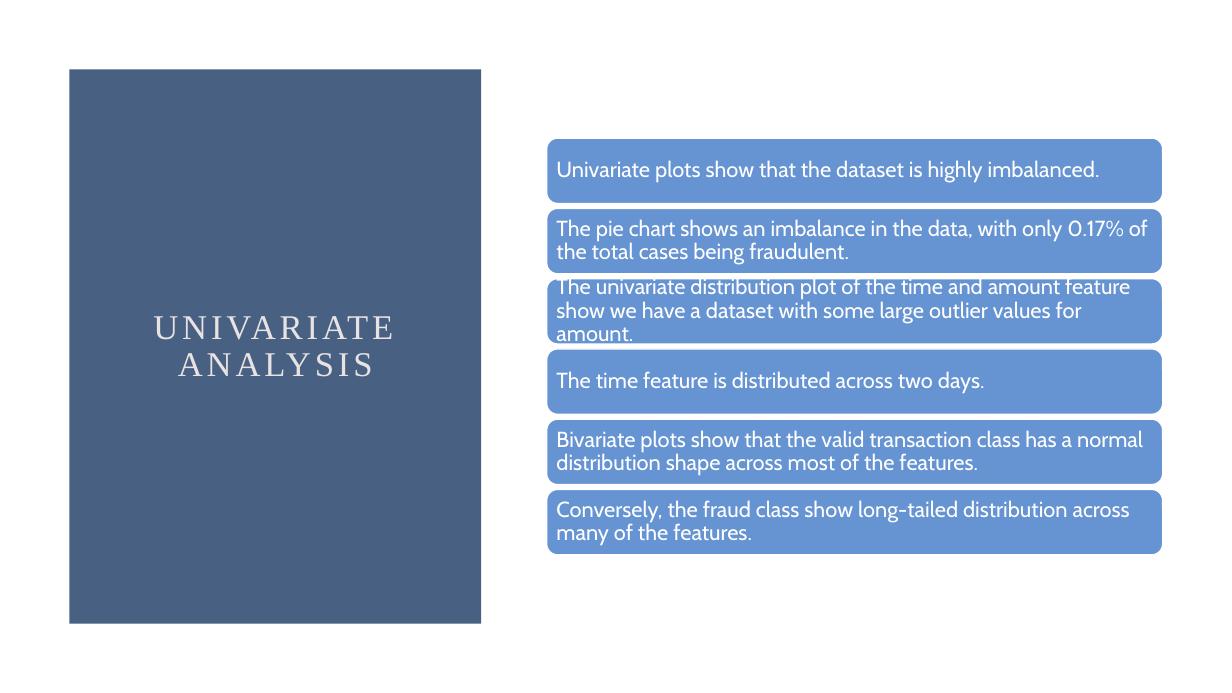
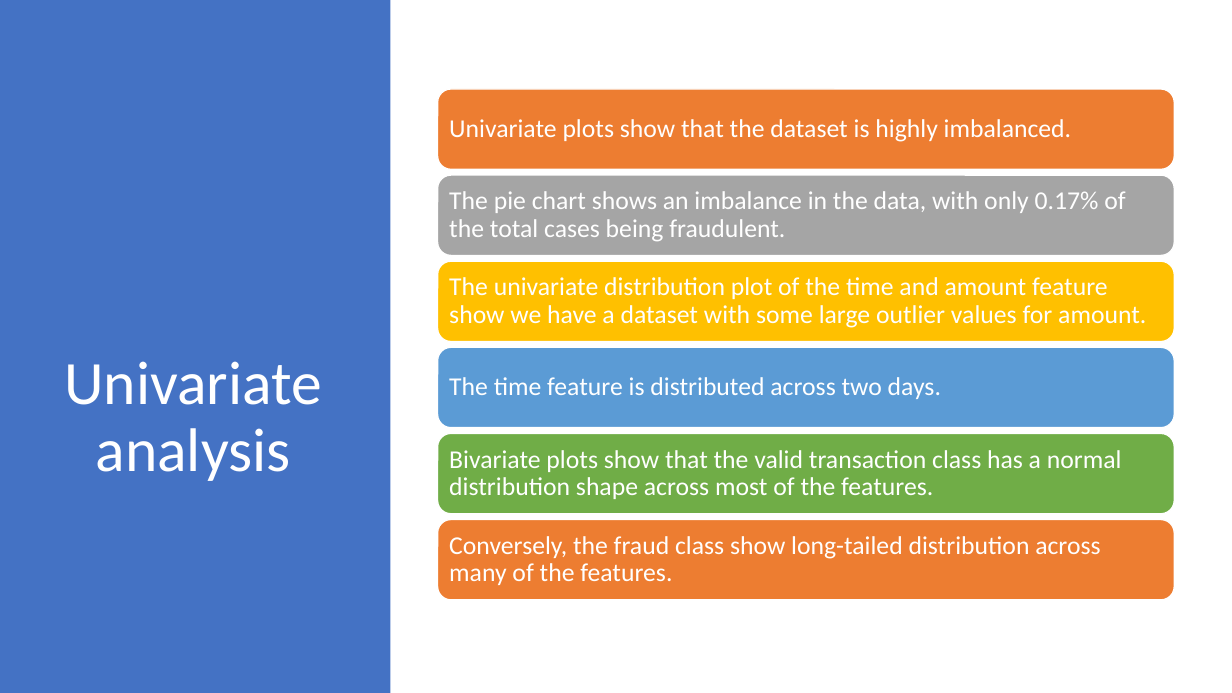
Before and after one commit to dsaulsb1/Fraud-Project, a slide deck: slide 27 of FraudProject2021.pptx (slide 28 before the commit). Drawn at 1232x693 pixels with LibreOffice and Linux fonts; fonts in the diff are those of the drawing. Boxes give left, top, right and bottom in pixels: in the first picture for what was removed or moved away, otherwise in the second. Text is boxed around its words. In the diff, an @@ line names an element or a change of style, - is before the commit and + after.

```diff
--- a/FraudProject2021.pptx
+++ b/FraudProject2021.pptx
@@ rectangle resized from (x1=69, y1=69, x2=482, y2=624) to (x1=0, y1=0, x2=391, y2=693) @@
@@ rectangle at (x1=0, y1=0, x2=391, y2=693): fill #486183 to #4472C4 @@
@@ rounded rectangle at (x1=438, y1=89, x2=1175, y2=169): fill #6694D3 to #ED7D31 @@
@@ rounded rectangle resized from (x1=547, y1=139, x2=1164, y2=204) to (x1=438, y1=89, x2=1175, y2=169) @@
@@ size 17 to 20 pt, font Cabin to Calibri; more space between paragraphs in 6 elements at (x1=449, y1=377, x2=941, y2=399), (x1=449, y1=277, x2=1146, y2=328), (x1=449, y1=450, x2=1122, y2=499), (x1=449, y1=191, x2=1125, y2=241), (x1=449, y1=536, x2=1100, y2=585), (x1=449, y1=119, x2=1071, y2=142) @@
@@ text "Univariate plots show that the ..." moved from (x1=556, y1=160, x2=1100, y2=183) to (x1=449, y1=119, x2=1071, y2=142) @@
@@ rounded rectangle resized from (x1=547, y1=209, x2=1164, y2=274) to (x1=438, y1=176, x2=1175, y2=256) @@
@@ rounded rectangle at (x1=438, y1=176, x2=1175, y2=256): fill #6694D3 to #A5A5A5 @@
@@ text "The pie chart shows an ..." moved from (x1=556, y1=219, x2=1148, y2=265) to (x1=449, y1=191, x2=1125, y2=241) @@
@@ rounded rectangle resized from (x1=547, y1=279, x2=1164, y2=345) to (x1=438, y1=262, x2=1175, y2=342) @@
@@ rounded rectangle at (x1=438, y1=262, x2=1175, y2=342): fill #6694D3 to #FFC000 @@
@@ text "The univariate distribution plot of ..." moved from (x1=556, y1=276, x2=1130, y2=348) to (x1=449, y1=277, x2=1146, y2=328) @@
@@ title "Univariate analysis" at (x1=64, y1=361, x2=321, y2=481): vertical alignment middle to top @@
@@ rounded rectangle resized from (x1=547, y1=349, x2=1164, y2=415) to (x1=438, y1=348, x2=1175, y2=428) @@
@@ rounded rectangle at (x1=438, y1=348, x2=1175, y2=428): fill #6694D3 to #5B9BD5 @@
@@ text "The time feature is distributed ..." moved from (x1=556, y1=371, x2=985, y2=394) to (x1=449, y1=377, x2=941, y2=399) @@
@@ title at (x1=64, y1=361, x2=321, y2=481): text changed; size 27 to 48 pt; font Times New Roman to Calibri; text colour #E8E3E2 to #FFFFFF @@
-UNIVARIATE ANALYSIS
+Univariate analysis
@@ rounded rectangle resized from (x1=547, y1=420, x2=1164, y2=485) to (x1=438, y1=433, x2=1175, y2=514) @@
@@ rounded rectangle at (x1=438, y1=433, x2=1175, y2=514): fill #6694D3 to #70AD47 @@
@@ text "Bivariate plots show that the ..." moved from (x1=556, y1=430, x2=1143, y2=476) to (x1=449, y1=450, x2=1122, y2=499) @@
@@ rounded rectangle resized from (x1=547, y1=490, x2=1164, y2=555) to (x1=438, y1=519, x2=1175, y2=600) @@
@@ rounded rectangle at (x1=438, y1=519, x2=1175, y2=600): fill #6694D3 to #ED7D31 @@
@@ text "Conversely, the fraud class show ..." moved from (x1=556, y1=500, x2=1130, y2=546) to (x1=449, y1=536, x2=1100, y2=585) @@
```
Also in this commit, not shown: 47 other slides changed, 1 slide added, 2 slides removed.
